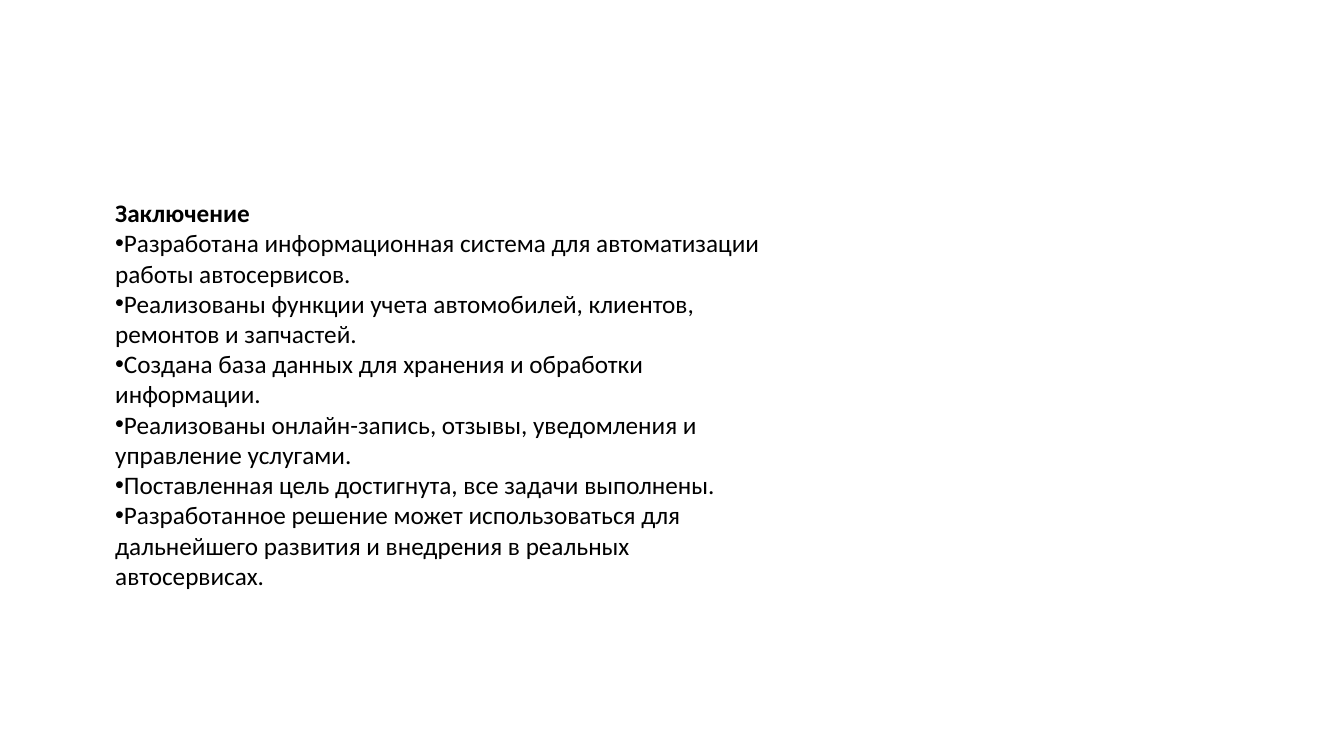
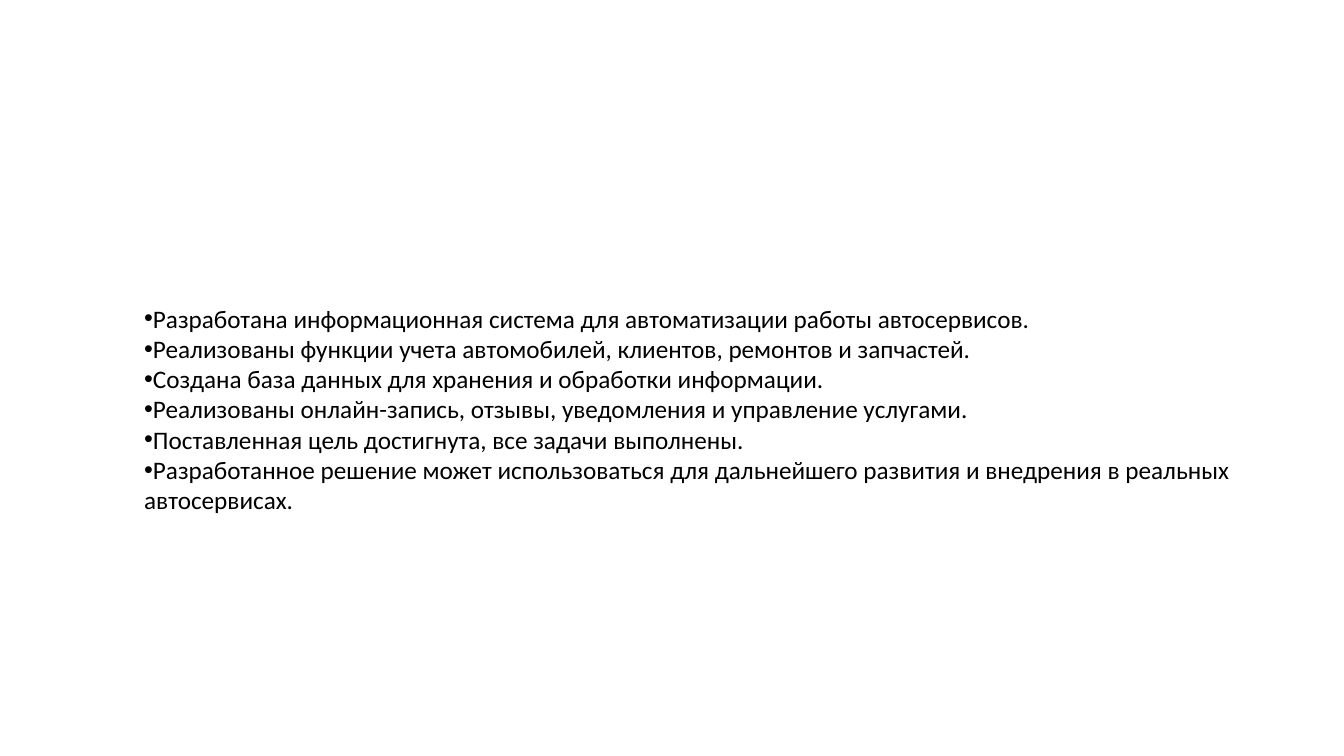
Before and after one commit to Ivanesscob/DriveCareApp, a slide deck: slide 8 of Shablon2.pptx (slide 6 before the commit). Drawn at 1344x756 pixels with LibreOffice and Linux fonts; fonts in the diff are those of the drawing; background and template pictures are left out. Boxes give left, top, right and bottom in pixels: in the first picture for what was removed or moved away, otherwise in the second. Text is boxed around its words. In the diff, an @@ line names an element or a change of style, - is before the commit and + after.

```diff
--- a/Shablon2.pptx
+++ b/Shablon2.pptx
@@ text at (144, 311, 1229, 513): paragraph removed @@
-Заключение
@@ text "Разработана информационная система для автоматизации ...": place and size @@
-text "Разработана информационная система для автоматизации ..." at (115, 235, 759, 589)
+text "Разработана информационная система для автоматизации ..." at (144, 311, 1229, 513)
```
Also in this commit, not shown: 2 other slides changed, 2 slides added, 5 other files.
